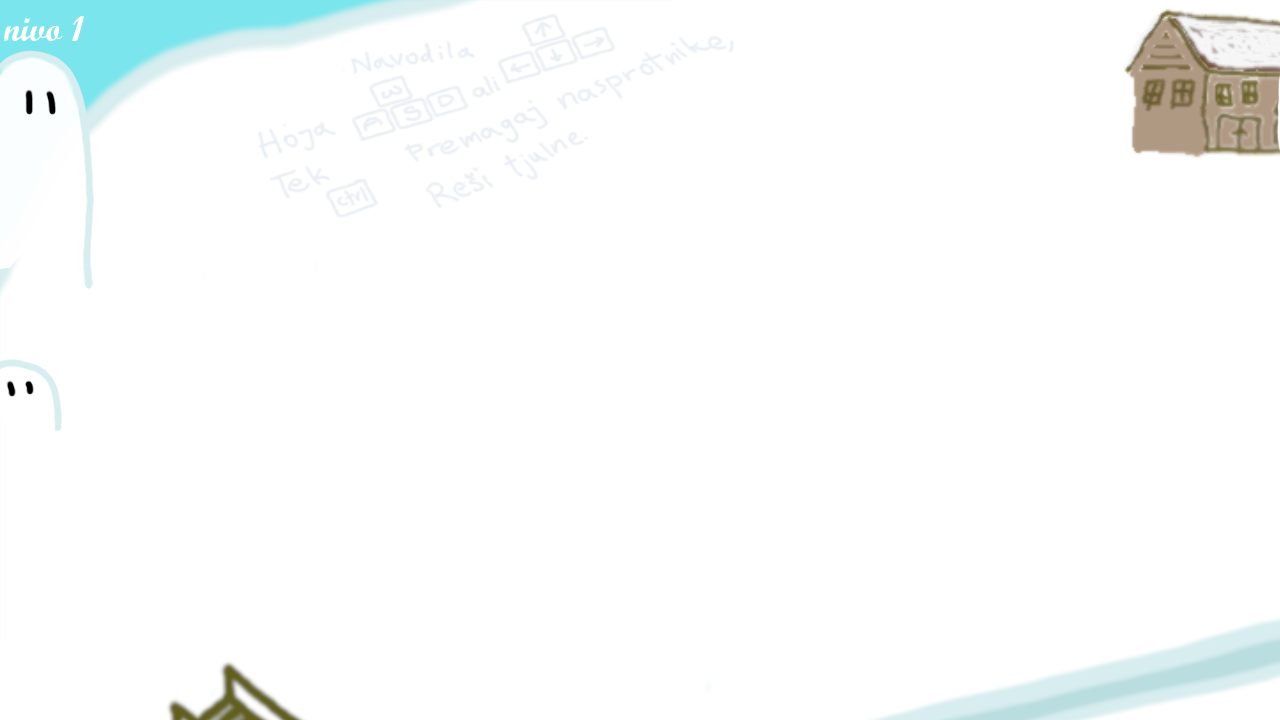
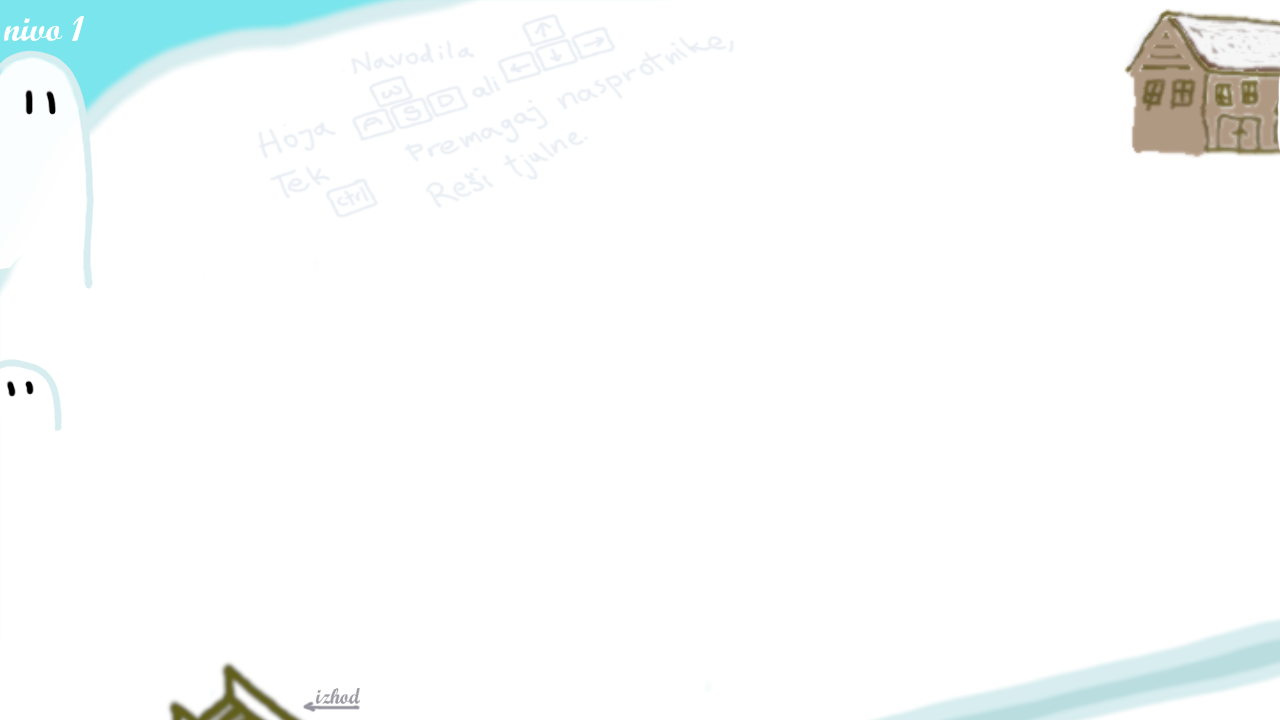
Revision of a layered (1280, 720) image; what changed, layer by layer:
added layer "izhod" above "hoja" over [302, 688, 360, 713]
